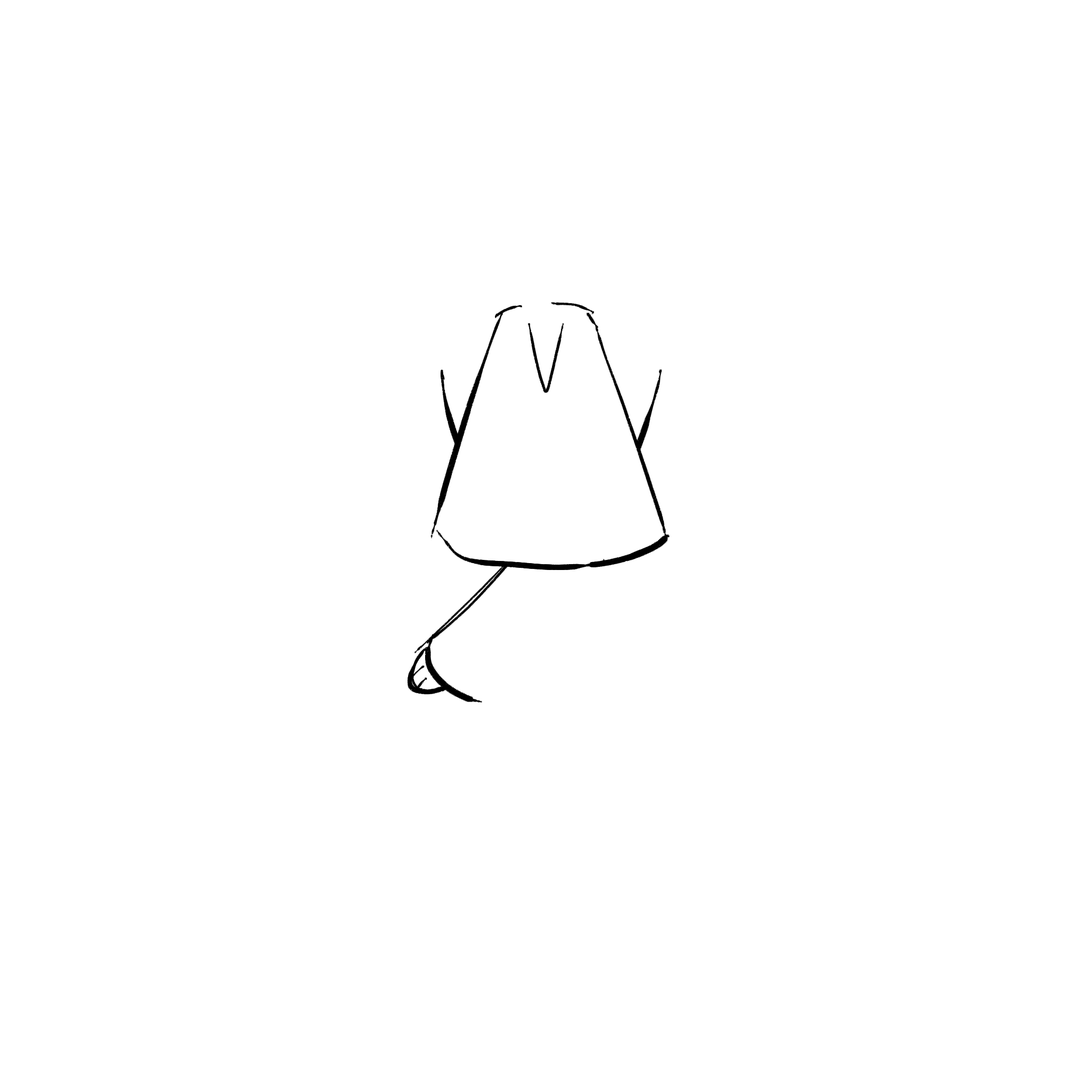
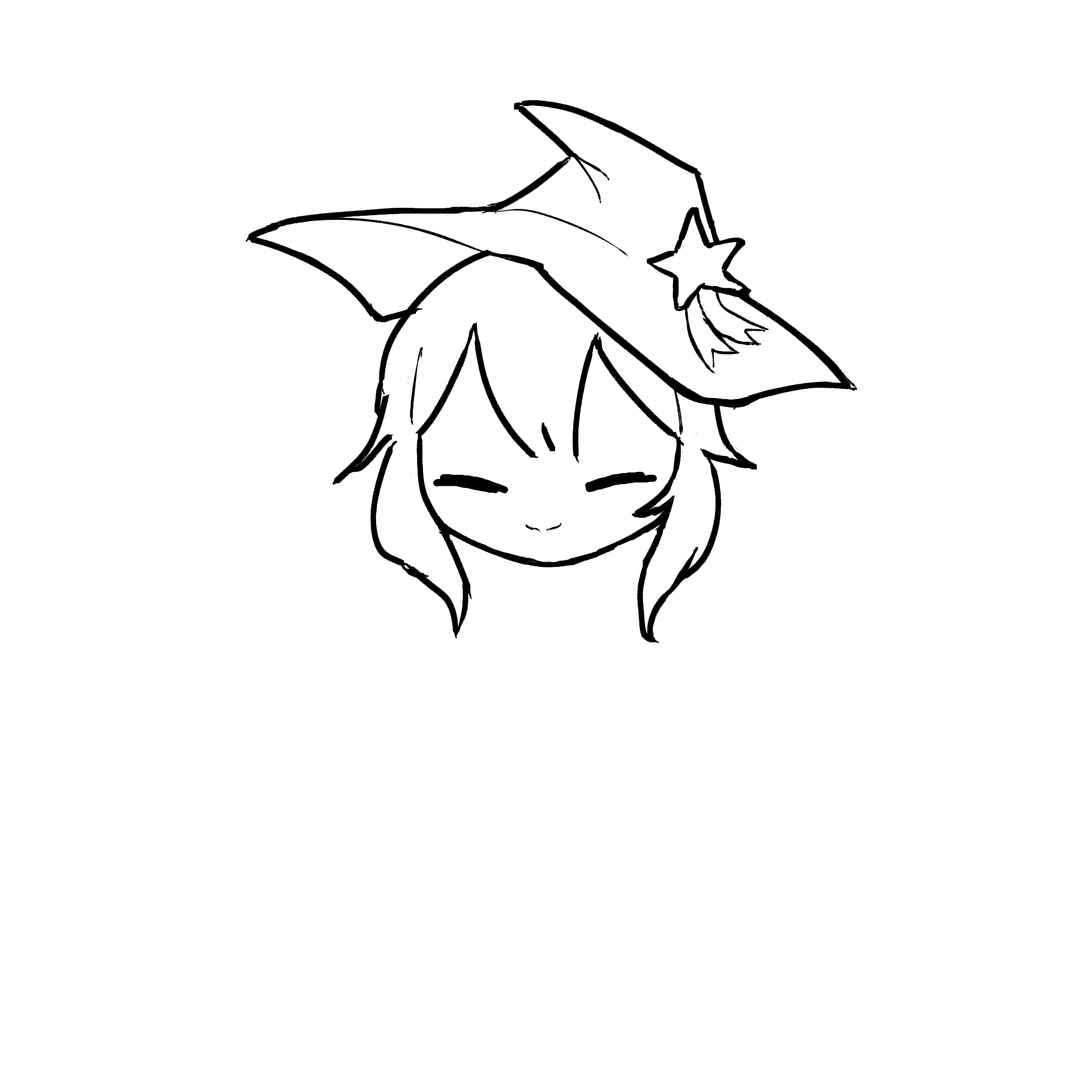
Layer changes from the first (1091, 1091) image to the second:
showed group "head" (6 layers) over (245, 100, 859, 703)
added layer "mouth closed" in group "head" over (511, 477, 614, 571)
added layer "eyes closed" in group "head" over (410, 443, 683, 512)
painted on "pen" (1st of 4, in "head") over (245, 100, 859, 703)
painted on "color" (1st of 4, in "head") over (245, 102, 853, 649)
hid group "torso" (2 layers) over (403, 272, 687, 587)
hid group "arm" (2 layers) over (403, 511, 546, 703)
painted on "pen" (3rd of 4, in "arm") over (403, 529, 540, 703)
hid group "legs" (2 layers) over (409, 341, 717, 586)
painted on "color" (4th of 4, in "legs") over (409, 341, 717, 580)
